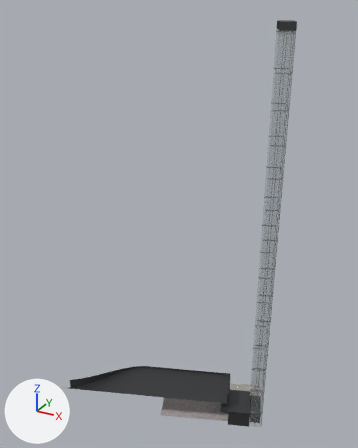
Two versions of the glTF model web/data/shibuya/hero/skylobby.glb, one commit apart.
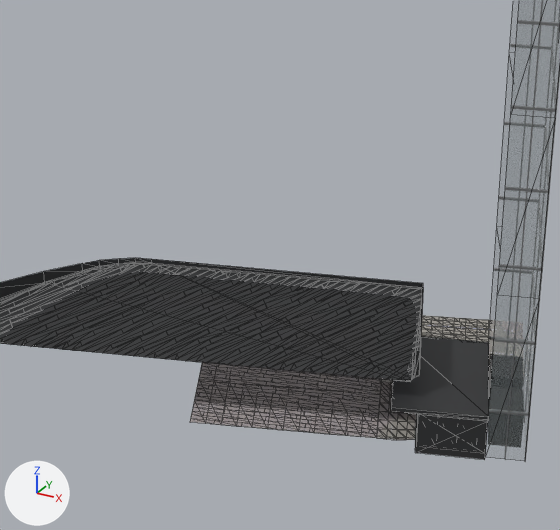
There are two pictures of each version: one whole from a 50 mm camera at (561.3, -1153.3, 93.0) aimed at (520.8, -1079.7, 56.2), one close up on the part from 29% to 76% of the width and 64% to 100% of the height. The axes (+X, +Y, +Z) are drawn at lower left. The lights are the same throughout. The first two pictures are the older version. The close-ups show mesh edges as thin lines. Vertices at exactly the same position are counted once.

In view in the first close-up: 'skylobby_glass_front', 'skylobby_ground_plank', 'skylobby_ground_plank_dark', 'skylobby_ground_plank_pale', 'skylobby_ground_tile', 'skylobby_ground_tile_joint', 'skylobby_metal_facet', 'skylobby_metal_facet_b', 'skylobby_metal_frame', 'skylobby_metal_soffit' and 2 more.
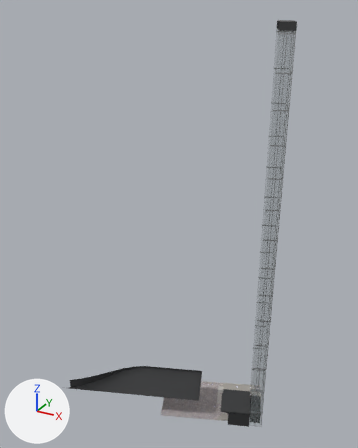
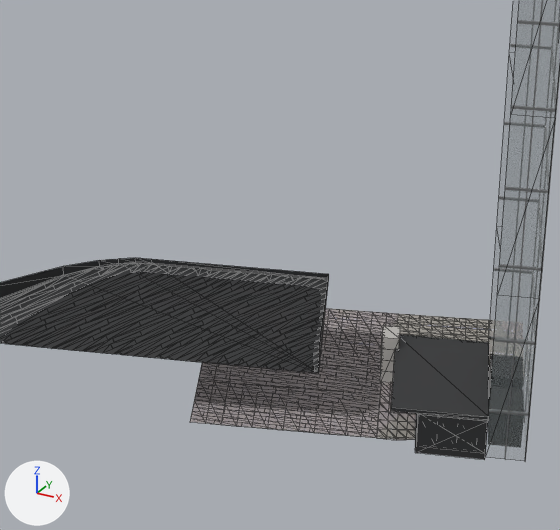
Boxes [x1, y1, x2, y2] around the edits, measured in the close-ups (560 x 530 px; the box of a moved part takes in the faces that stretch with it):
'skylobby_metal_facet_b', reshaped: before [13, 344, 396, 381]; after [34, 346, 311, 373]
'skylobby_metal_facet', reshaped: before [2, 343, 407, 382]; after [12, 344, 301, 372]
part 1 of me_skylobby_metal_facet, moved or reshaped: before [2, 343, 280, 370]; after [12, 344, 301, 372]
part 2 of me_skylobby_metal_facet_b, deleted: before [298, 371, 396, 381]
part 3 of me_skylobby_metal_facet_b, moved or reshaped: before [13, 344, 290, 371]; after [34, 346, 311, 373]
part 4 of me_skylobby_metal_soffit, cut back: before [0, 260, 423, 382]; after [0, 260, 329, 373]

The change, as a list of edits to the scene's bpy script:
```text
Change me_skylobby_metal_facet:
    used by ob_skylobby_metal_facet; location = (530.5, -1076.98, 15.83)
    remove me_skylobby_metal_facet.from_pydata(...)  # 488 vertices, 217 faces; spans x -28.5..2.4, y -16.5..1.5, z 4.4..6.2
    add me_skylobby_metal_facet.from_pydata(...)  # 404 vertices, 171 faces; spans x -28.5..-3.2, y -16.5..-0.7, z 4.4..6.2
    me_skylobby_metal_facet part 1: 4 vertices moved within x -21.3..-9.9, y -9.1..-2.4, z 4.9..6.2; 142 vertices removed from x -27.3..-1.1, y -16.1..0.1, z 4.4..6.2; 274 vertices added at x -28.5..-3.2, y -16.5..-0.7, z 4.4..6.2
    other edits to the shape of me_skylobby_metal_facet do not show in these pictures
Change me_skylobby_metal_facet_b:
    used by ob_skylobby_metal_facet_b; location = (530.5, -1076.98, 15.83)
    remove me_skylobby_metal_facet_b.from_pydata(...)  # 509 vertices, 221 faces; spans x -28.0..2.3, y -16.3..1.3, z 4.4..6.2
    add me_skylobby_metal_facet_b.from_pydata(...)  # 428 vertices, 181 faces; spans x -28.0..-3.1, y -16.3..-0.6, z 4.4..6.2
    me_skylobby_metal_facet_b part 2: 59 loose pieces with 197 vertices, spanning x -24.8..2.3, y -14.4..1.3, z 4.5..6.2, are deleted
    me_skylobby_metal_facet_b part 3: 7 vertices moved within x -26.5..-7.4, y -15.0..-2.4, z 4.7..6.2; 151 vertices removed from x -27.9..-1.5, y -16.3..-0.8, z 4.4..6.2; 270 vertices added at x -27.9..-3.1, y -16.3..-0.7, z 4.4..6.2
    other edits to the shape of me_skylobby_metal_facet_b do not show in these pictures
Change me_skylobby_metal_soffit:
    used by ob_skylobby_metal_soffit; location = (530.5, -1076.98, 15.83)
    remove me_skylobby_metal_soffit.from_pydata(...)  # 65 vertices, 61 faces; spans x -29.7..9.1, y -17.1..3.4, z -0.4..75.2
    add me_skylobby_metal_soffit.from_pydata(...)  # 55 vertices, 51 faces; spans x -29.7..9.1, y -17.1..3.4, z -0.4..75.2
    me_skylobby_metal_soffit part 4
    17 vertices are removed from x -21.3..2.5, y -9.0..1.6, z 4.5..6.6
    22 faces are deleted
    2 vertices move from x 0.3, y 1.6, z 6.2..6.6 to x -5.3, y -0.5, z 6.2..6.6
    7 vertices are added at x -20.5..-2.9, y -8.0..-0.5, z 4.4..6.6
    12 new faces join them
```
